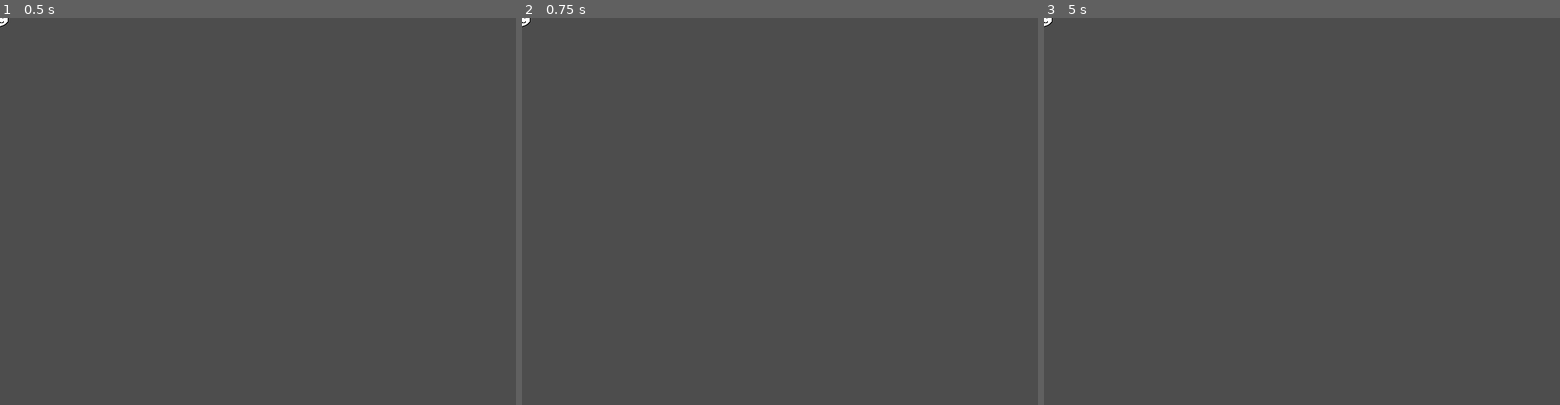
Above: before the commit, frames 1-3 (left to right).
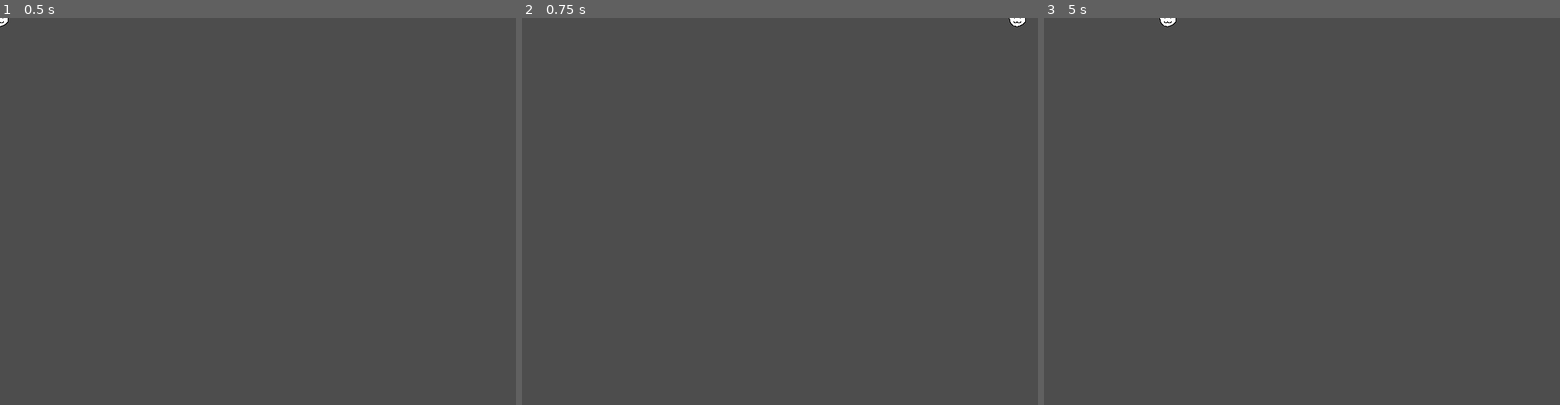
Above: after the commit, the same moments.

Repository: RubeculaBee/dream-catcher
Game: Godot game, scene res://Scenes/Gameobjects/Player.tscn
Two runs of this game, one before a commit and one after it. Both use one fixed random seed, a clock stepped at 60 frames per second and the inputs below. The project has no main scene, so this scene is started directly.
Inputs:
- Up to frame 1 (0.5 s): no input
- Up to frame 2 (0.75 s): tap Enter at 0.5 s; hold Right (right) from 0.53 s (still down)
- Up to frame 3 (5 s): tap Space at 1.25, 2.75, 4.25 s; release Right (right) at 1.28 s; hold Down (down) 1.28-2.03 s; tap Enter at 2, 3.5 s; hold Right (right) 2.03-2.78 s; hold Up (up) 2.78-3.53 s; hold Left (left) from 3.53 s (still down)

Frame 1 is identical in both runs. In frame 2, less than 0.1% of the frame differs, in the area x 0-98%, y 0-3%; in frame 3, less than 0.1%.

Commit message:
first pass of tile based movement (it's bad)

Diff:
--- a/Scripts/player.gd
+++ b/Scripts/player.gd
@@ -1,15 +1,27 @@
 extends Node2D
 
 @onready var sprite: AnimatedSprite2D = find_child("AnimatedSprite2D")
+const TILE_SIZE: int = 32
 
 func _process(_delta: float) -> void:
-	var movement_direction: Vector2i = get_movement()
-	print(movement_direction)
+	var move_direction: Vector2 = get_movement()
+
+	move(move_direction)
 
 
-func get_movement() -> Vector2i:
+func get_movement() -> Vector2:
 	var dir: Vector2
 	dir.x = Input.get_axis("left", "right")
 	dir.y = Input.get_axis("up", "down")
 
-	return dir
+	return dir.round()
+
+func move(move_dir: Vector2) -> bool:
+	if move_dir.y != 0:
+		position.y += move_dir.y * TILE_SIZE
+		return true
+	elif move_dir.x != 0:
+		position.x += move_dir.x * TILE_SIZE
+		return true
+
+	return false
